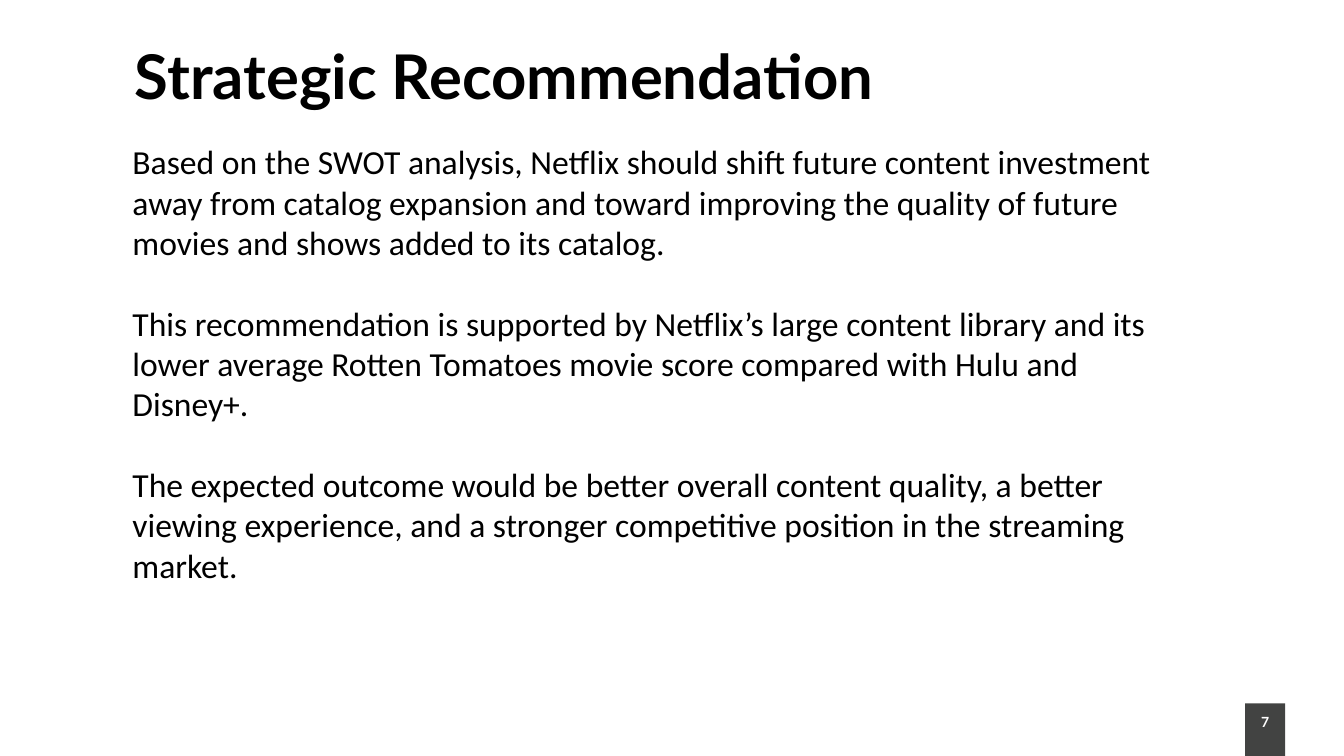
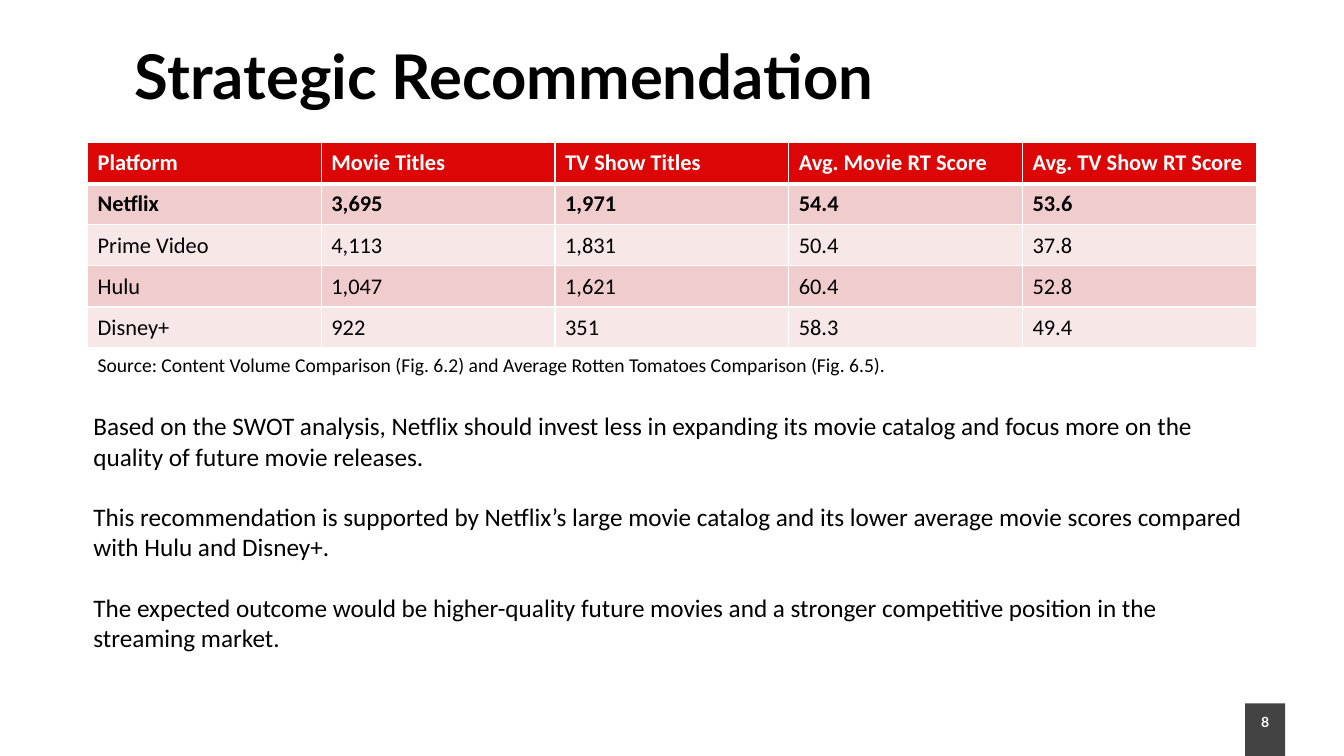
Before and after one commit to irgengu-ai/streaming-bi-svod, a slide deck: slide 8 of presentation/Netflix_Strategy_Analysis.pptx (slide 7 before the commit). Drawn at 1344x756 pixels with LibreOffice and Linux fonts; fonts in the diff are those of the drawing; background and template pictures are left out. Boxes give left, top, right and bottom in pixels: in the first picture for what was removed or moved away, otherwise in the second. Text is boxed around its words. In the diff, an @@ line names an element or a change of style, - is before the commit and + after.

```diff
--- a/presentation/Netflix_Strategy_Analysis.pptx
+++ b/presentation/Netflix_Strategy_Analysis.pptx
@@ table added at [88,143,1257,349], 5 rows, 5 columns @@
+Platform | Movie Titles | TV Show Titles | Avg. Movie RT Score | Avg. TV Show RT Score
+Netflix | 3,695 | 1,971 | 54.4 | 53.6
+Prime Video | 4,113 | 1,831 | 50.4 | 37.8
+Hulu | 1,047 | 1,621 | 60.4 | 52.8
+Disney+ | 922 | 351 | 58.3 | 49.4
@@ text added at [98,358,885,376], 14 pt, text #000000 @@
+Source: Content Volume Comparison (Fig. 6.2) and Average Rotten Tomatoes Comparison (Fig. 6.5).
@@ text at [93,417,1241,652]: text changed; size 24 to 18 pt @@
-Based on the SWOT analysis, Netflix should shift future content investment away from catalog expansion and toward improving the quality of future movies and shows added to its catalog.
-This recommendation is supported by Netflix’s large content library and its lower average Rotten Tomatoes movie score compared with Hulu and Disney+.
-The expected outcome would be better overall content quality, a better viewing experience, and a stronger competitive position in the streaming market.
+Based on the SWOT analysis, Netflix should invest less in expanding its movie catalog and focus more on the quality of future movie releases.
+This recommendation is supported by Netflix’s large movie catalog and its lower average movie scores compared with Hulu and Disney+.
+The expected outcome would be higher-quality future movies and a stronger competitive position in the streaming market.
@@ page number at [1261,717,1269,727]: text changed @@
-7
+8
```
Also in this commit, not shown: 5 other slides changed, 2 slides added, 1 slide removed.
